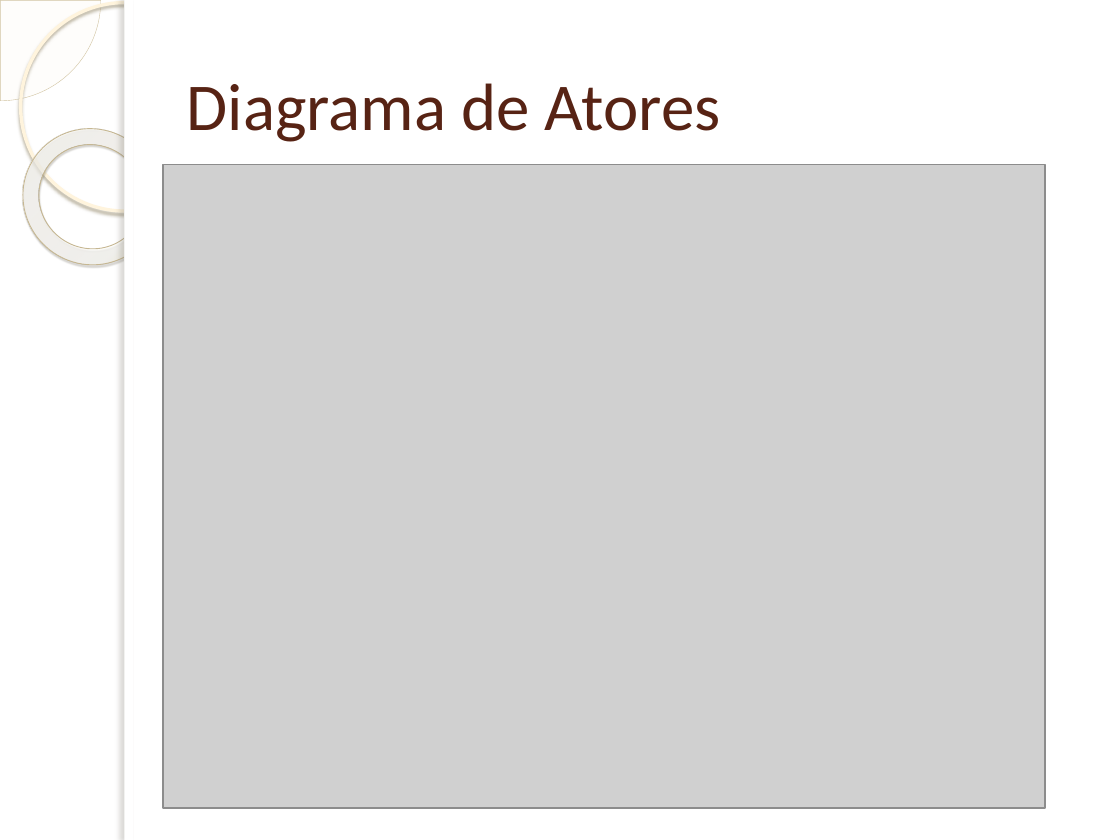
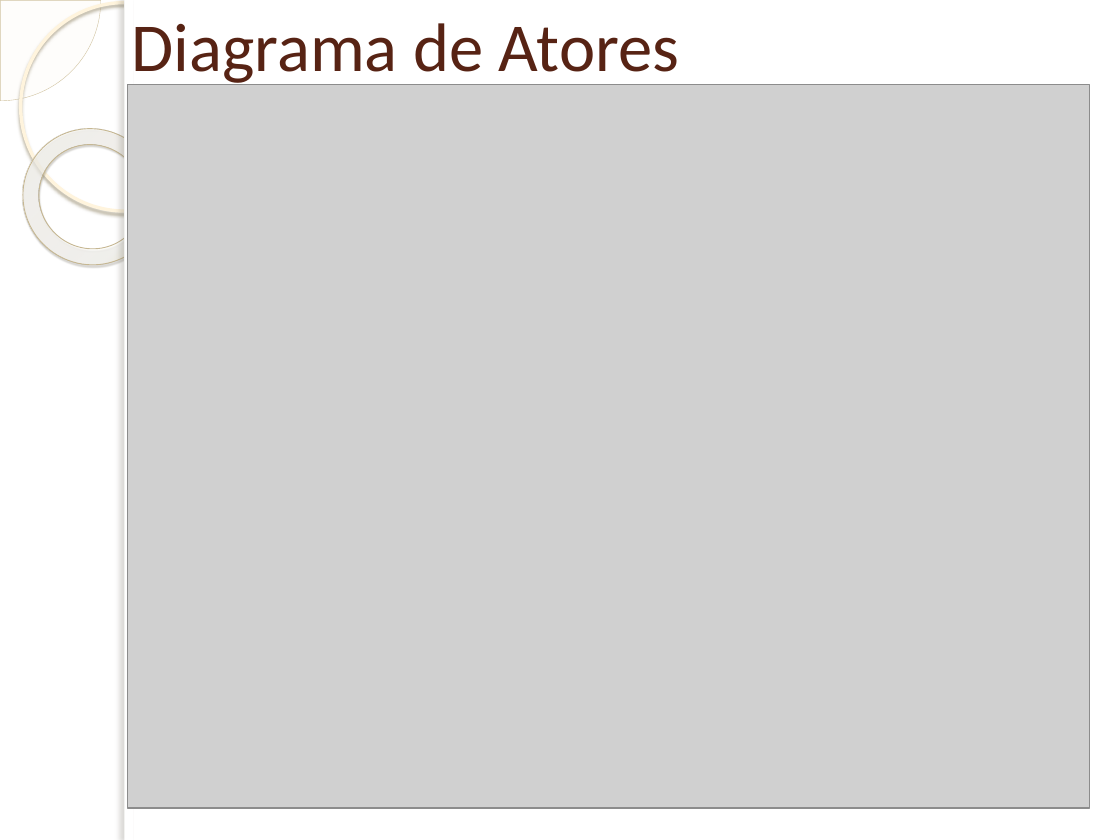
Before and after one commit to pjsantosp/PROJETOTCC, a slide deck: slide 6 of Apresentação TCC1 Paulo.pptx. Drawn at 1120x840 pixels with LibreOffice and Linux fonts; fonts in the diff are those of the drawing; grey boxes stand for pictures; background and template pictures are left out. Boxes give left, top, right and bottom in pixels: in the first picture for what was removed or moved away, otherwise in the second. Text is boxed around its words. In the diff, an @@ line names an element or a change of style, - is before the commit and + after.

```diff
--- a/Apresentação TCC1 Paulo.pptx
+++ b/Apresentação TCC1 Paulo.pptx
@@ title "Diagrama de Atores": place and size @@
-title "Diagrama de Atores" at box(187, 83, 721, 142)
+title "Diagrama de Atores" at box(132, 23, 680, 88)
@@ title "Diagrama de Atores" at box(132, 23, 680, 88): size 43 to 44.1 pt; vertical alignment middle to top @@
@@ picture: place and size @@
-picture at box(164, 165, 1045, 809)
+picture at box(128, 85, 1089, 809)
```
Also in this commit, not shown: 9 other slides changed, 2 slides added, 1 slide removed.
